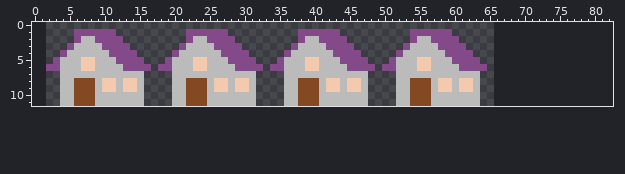
Two versions of one sprite sheet, bu4.png. The picture above is the old version.
The file is 64x12 pixels. Pixels under 10% opacity are left out. Colours within 5 levels of each other are drawn and written as one. The old version is drawn lined up with the new one, on the new canvas.
Once edited:
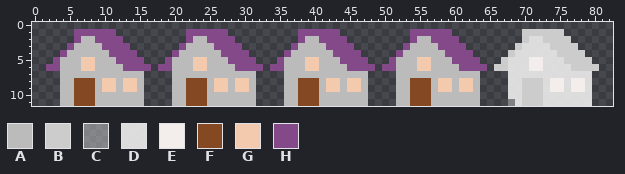
Palette (. is transparent): A #bbbbbb  B #cccccc  C #d7d7d771  D #e7e7e7ef  E #f3eeeb  F #844922  G #f3caae  H #844988
Difference:
canvas 64x12 -> 83x12, the old top-left corner now at 2,0
Changed rows in their new state; - is an unchanged pixel.
first column x 66:
 1 ----BBBBBB-----
 2 ----BDDBBBB----
 3 ---BDDDDBBBB---
 4 --BDDDDDDBBBB--
 5 -BDDDEEDDDBBBB-
 6 BBDDDEEDDDDBBBB
 7 --DDDDDDDDDDDD-
 8 --DDBBBDEEDEED-
 9 --DDBBBDEEDEED-
10 --DDBBBDDDDDDD-
11 --CDBBBDDDDDDD-
